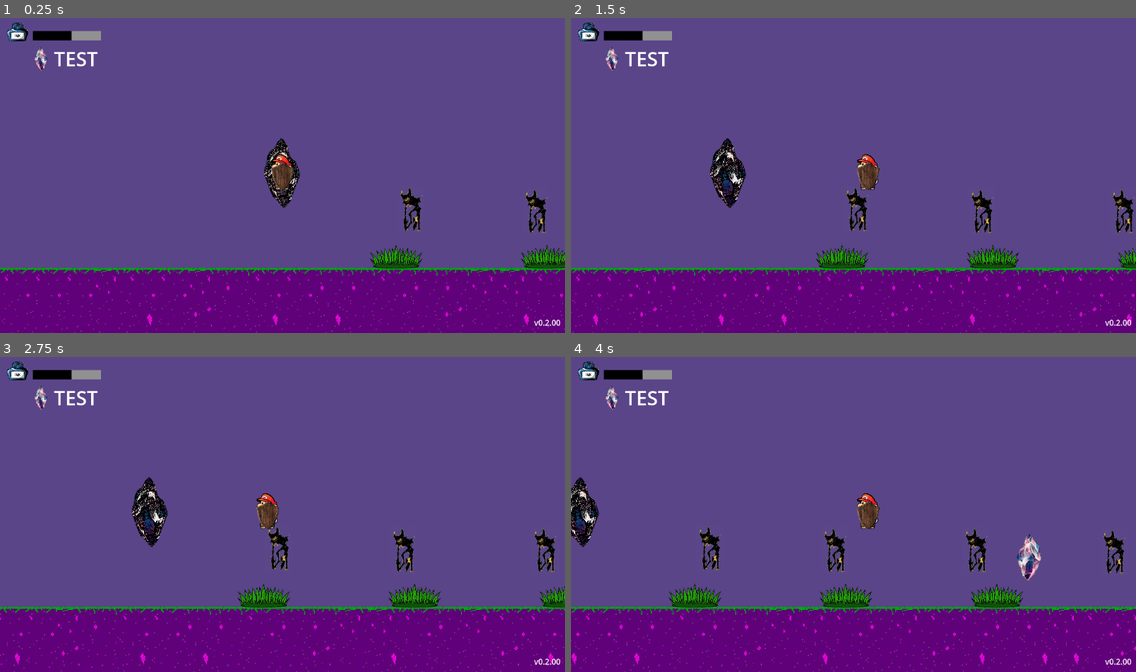
Above: before the commit, frames 1-4 (two rows, left to right).
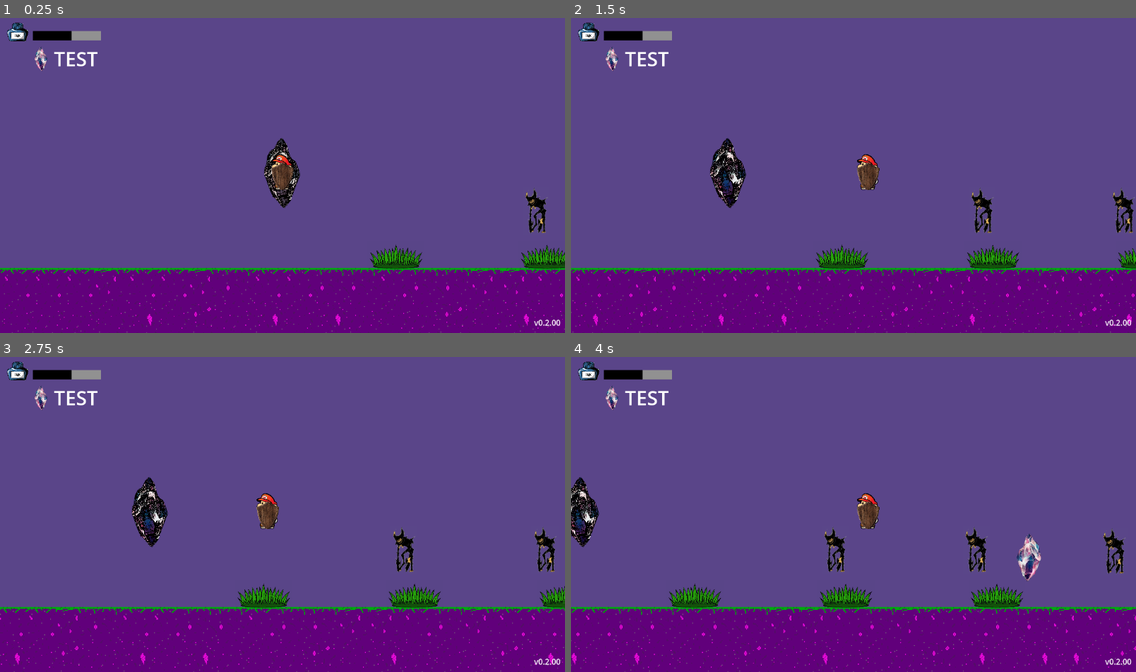
Above: after the commit, the same moments.

Repository: Jontaybr24/ShardsOfEikyo
Game: Godot game, scene res://Scenes/Levels/arena.tscn
The game is run twice, just before and just after one commit, with the same random seed, the same clock (stepped at 60 frames per second) and the same inputs. Sound files missing from this copy of the repository are replaced by a short silence.
Inputs:
- Up to frame 1 (0.25 s): no input
- Up to frame 2 (1.5 s): tap Enter (confirm) at 0.5 s; hold A (attack) 0.53-1.28 s; hold Right (right) from 0.53 s (still down); tap Space (jump) at 0.77 s; tap D (block) at 1.35 s
- Up to frame 3 (2.75 s): tap Space (jump) at 1.52 s; release Right (right) at 2.03 s; hold Left (left) from 2.03 s (still down); hold C (channel_hold) from 2.03 s (still down)
- Up to frame 4 (4 s): release Left (left) at 2.78 s; release C (channel_hold) at 2.78 s; hold Right (right) from 2.78 s (still down); tap Enter (confirm) at 2.85 s; tap Space (jump) at 3.02, 3.77 s; hold Shift (dash) from 3.53 s (still down)

The runs differ from the first frame. In frame 1, 0.3% of the frame differs, in the area x 70-75%, y 53-68%; in frame 2, 0.3%; in frame 3, 0.3%, in the area x 47-52%, y 53-68%; in frame 4, 0.3%.
Error in both runs: Invalid access to property or key 'ELEMENTS' on a base object of type 'Nil'. (res://Scripts/naiko.gd:17)

Commit message:
tweaked some damage numbers

Diff:
--- a/Scenes/Enemies/quick_inkling.tscn
+++ b/Scenes/Enemies/quick_inkling.tscn
@@ -84,6 +84,8 @@
 scale = Vector2(2.1199975, 1.479999)
 collision_layer = 1
 parent = NodePath("..")
+damage = 5
+type = 2
 duration = 0.2
 
 [node name="Sprite" type="Sprite2D" parent="Attack Box" unique_id=877817993]
--- a/Scenes/Levels/arena.tscn
+++ b/Scenes/Levels/arena.tscn
@@ -114,7 +114,7 @@
 position = Vector2(0, -2)
 
 [node name="Enemy" parent="Wave Manager/Wave 1" unique_id=1836850152 instance=ExtResource("8_f2xt7")]
-position = Vector2(259, 89)
+position = Vector2(-648, 102)
 
 [node name="Enemy2" parent="Wave Manager/Wave 1" unique_id=151790673 instance=ExtResource("8_f2xt7")]
 position = Vector2(514, 93)
@@ -149,22 +149,25 @@
 [node name="Enemy7" parent="Wave Manager/Wave 1" unique_id=2091471211 instance=ExtResource("8_f2xt7")]
 position = Vector2(-1404, 77)
 
+[node name="Stairs" parent="Wave Manager" unique_id=807188800 instance=ExtResource("7_06psl")]
+position = Vector2(4898, -88)
+
+[node name="Shooter" parent="Wave Manager/Stairs" unique_id=126608716 instance=ExtResource("9_2ye47")]
+position = Vector2(830, 157)
+
+[node name="Shooter2" parent="Wave Manager/Stairs" unique_id=800065848 instance=ExtResource("9_2ye47")]
+position = Vector2(1085, 93)
+
+[node name="Shooter3" parent="Wave Manager/Stairs" unique_id=1615101294 instance=ExtResource("9_2ye47")]
+position = Vector2(1339, 34)
+
+[node name="Shooter4" parent="Wave Manager/Stairs" unique_id=1730872490 instance=ExtResource("9_2ye47")]
+position = Vector2(1600, -30)
+
+[node name="Shooter5" parent="Wave Manager/Stairs" unique_id=1865122945 instance=ExtResource("9_2ye47")]
+position = Vector2(1854, -99)
+
+[node name="Shooter6" parent="Wave Manager/Stairs" unique_id=928752088 instance=ExtResource("9_2ye47")]
+position = Vector2(2108, -163)
+
 [node name="Layer Holder" parent="." unique_id=416682925 instance=ExtResource("11_2ye47")]
-
-[node name="Shooter" parent="." unique_id=126608716 instance=ExtResource("9_2ye47")]
-position = Vector2(5728, 69)
-
-[node name="Shooter2" parent="." unique_id=800065848 instance=ExtResource("9_2ye47")]
-position = Vector2(5983, 5)
-
-[node name="Shooter3" parent="." unique_id=1615101294 instance=ExtResource("9_2ye47")]
-position = Vector2(6237, -54)
-
-[node name="Shooter4" parent="." unique_id=1730872490 instance=ExtResource("9_2ye47")]
-position = Vector2(6498, -118)
-
-[node name="Shooter5" parent="." unique_id=1865122945 instance=ExtResource("9_2ye47")]
-position = Vector2(6752, -187)
-
-[node name="Shooter6" parent="." unique_id=928752088 instance=ExtResource("9_2ye47")]
-position = Vector2(7006, -251)
--- a/Scripts/Typing/type_manager.gd
+++ b/Scripts/Typing/type_manager.gd
@@ -21,7 +21,7 @@
 	[ELEMENTS.INK  , ELEMENTS.SHARD]: {"scalar": 2.0, "SFX": preload("res://Assets/Audio/ShardFX10.wav")},
 	[ELEMENTS.INK  , ELEMENTS.WOOD ]: {"scalar": -0.5, "SFX": preload("res://Assets/Audio/WoodFX2.wav")},
 	[ELEMENTS.SHARD, ELEMENTS.INK  ]: {"scalar": 0.5, "SFX": preload("res://Assets/Audio/BadHitFX.wav")},
-	[ELEMENTS.SHARD, ELEMENTS.WOOD ]: {"scalar": 2.0, "SFX": preload("res://Assets/Audio/DigFX2.wav")},
+	[ELEMENTS.SHARD, ELEMENTS.WOOD ]: {"scalar": 3.0, "SFX": preload("res://Assets/Audio/DigFX2.wav")},
 	[ELEMENTS.SHARD, ELEMENTS.SHARD]: {"scalar": 1.0, "SFX": preload("res://Assets/Audio/ShardFX1.wav")},
 	[ELEMENTS.WOOD , ELEMENTS.INK  ]: {"scalar": 2.0, "SFX": preload("res://Assets/Audio/BadHitFX.wav")},
 	[ELEMENTS.WOOD , ELEMENTS.WOOD ]: {"scalar": 0.75, "SFX": preload("res://Assets/Audio/HitFX4.wav")},
